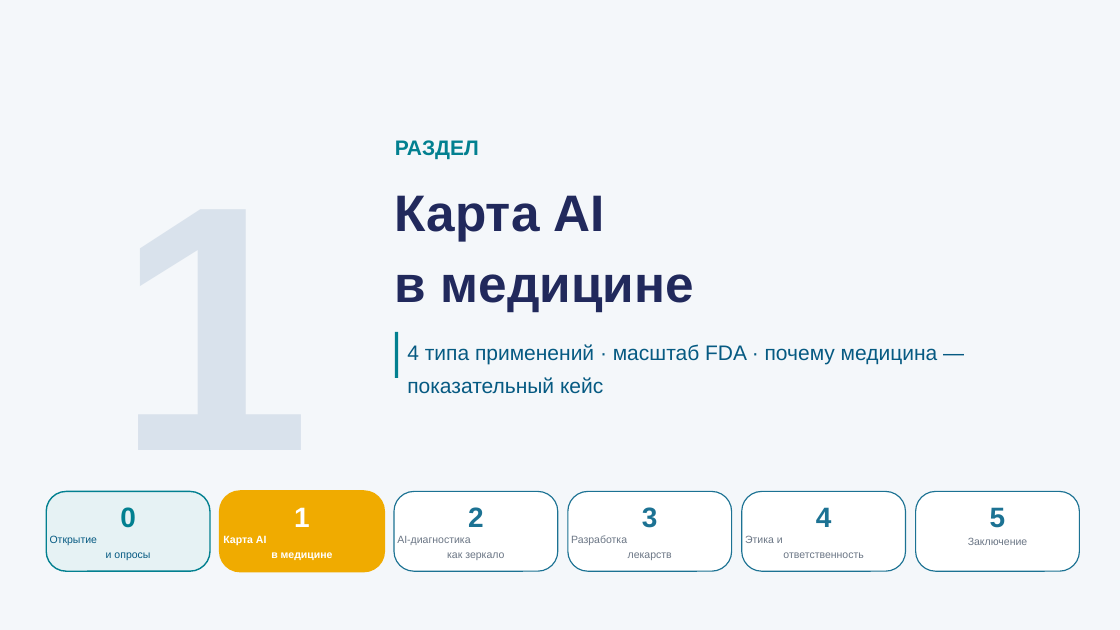
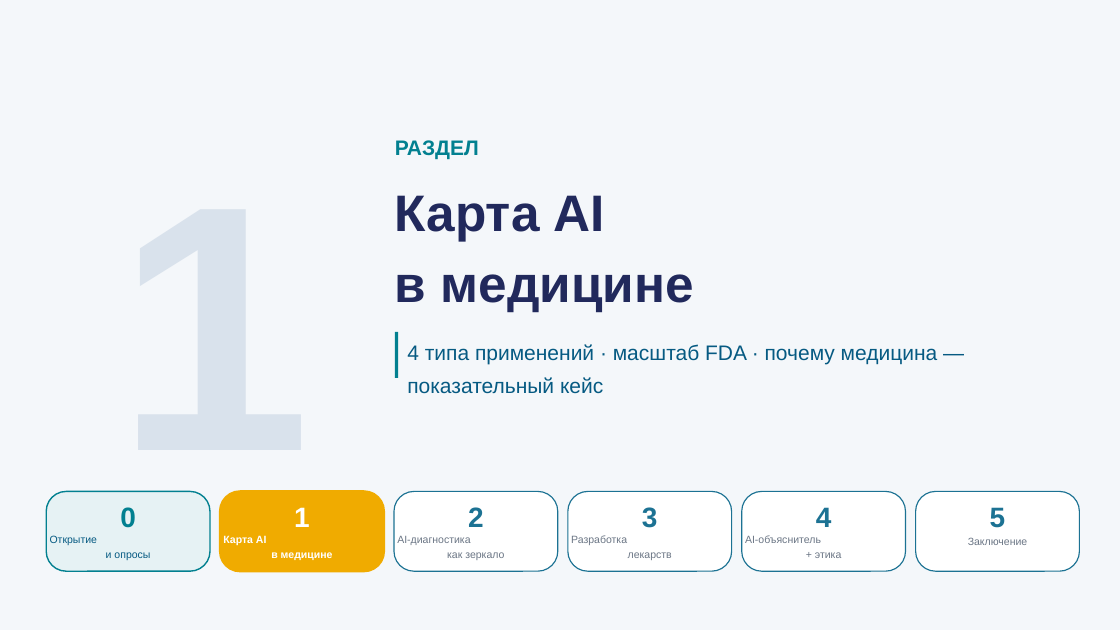
Before and after one commit to tellina-study/AI-usage-lessons, a slide deck: slide 6 of library/lectures/lec-04/rendered/lec-04.pptx. Drawn at 1120x630 pixels with LibreOffice and Linux fonts; fonts in the diff are those of the drawing. Boxes give left, top, right and bottom in pixels: in the first picture for what was removed or moved away, otherwise in the second. Text is boxed around its words. In the diff, an @@ line names an element or a change of style, - is before the commit and + after.

```diff
--- a/library/lectures/lec-04/rendered/lec-04.pptx
+++ b/library/lectures/lec-04/rendered/lec-04.pptx
@@ text at (745,535,841,558): text changed @@
-Этика и
-ответственность
+AI-объяснитель
++ этика
```
Also in this commit, not shown: 6 other slides changed, 19 other files.
